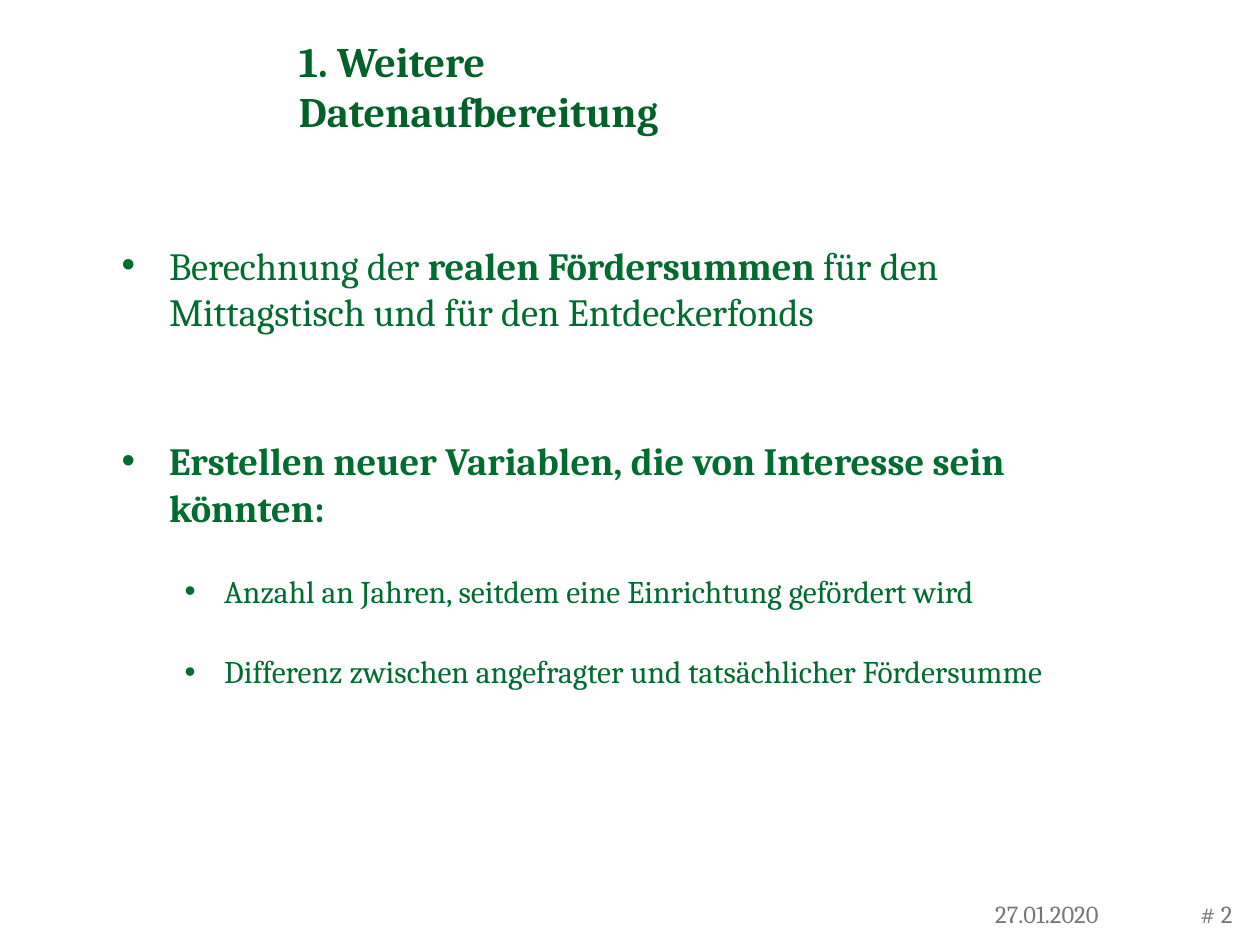
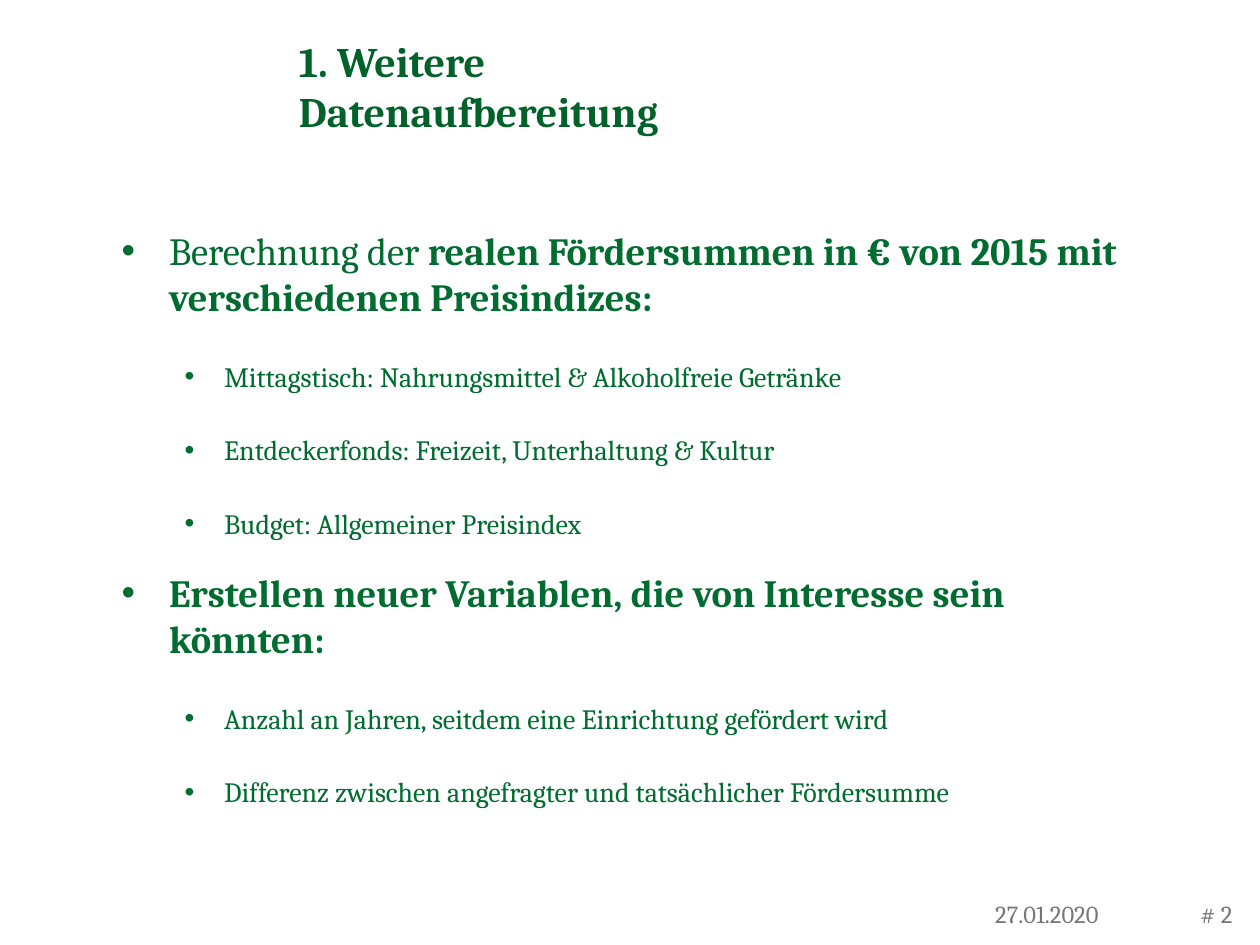
Before and after one commit to RafaelSchuetz/Pareto, a slide deck: slide 2 of CHILDREN/Zwischenkolloquien/2. Zwischentreffen Präsentation.pptx. Drawn at 1260x945 pixels with LibreOffice and Linux fonts; fonts in the diff are those of the drawing; background and template pictures are left out. Boxes give left, top, right and bottom in pixels: in the first picture for what was removed or moved away, otherwise in the second. Text is boxed around its words. In the diff, an @@ line names an element or a change of style, - is before the commit and + after.

```diff
--- a/CHILDREN/Zwischenkolloquien/2. Zwischentreffen Präsentation.pptx
+++ b/CHILDREN/Zwischenkolloquien/2. Zwischentreffen Präsentation.pptx
@@ text "Berechnung der realen Fördersummen in ...": place and size @@
-text "Berechnung der realen Fördersummen in ..." at bbox=[169, 252, 1042, 690]
+text "Berechnung der realen Fördersummen in ..." at bbox=[169, 238, 1117, 808]
@@ text at bbox=[169, 238, 1117, 540]: text changed; size 22 to 16 pt @@
-• Berechnung der realen Fördersummen für den Mittagstisch und für den Entdeckerfonds
+• Berechnung der realen Fördersummen in € von 2015 mit verschiedenen Preisindizes:
+  • Mittagstisch: Nahrungsmittel & Alkoholfreie Getränke
+  • Entdeckerfonds: Freizeit, Unterhaltung & Kultur
+  • Budget: Allgemeiner Preisindex
@@ text at bbox=[224, 709, 949, 808]: size 18 to 16 pt in "Anzahl an Jahren, seitdem eine Einrichtung gefördert ...", "Differenz zwischen angefragter und tatsächlicher Fördersumme" @@
```
Also in this commit, not shown: 10 other slides changed.
